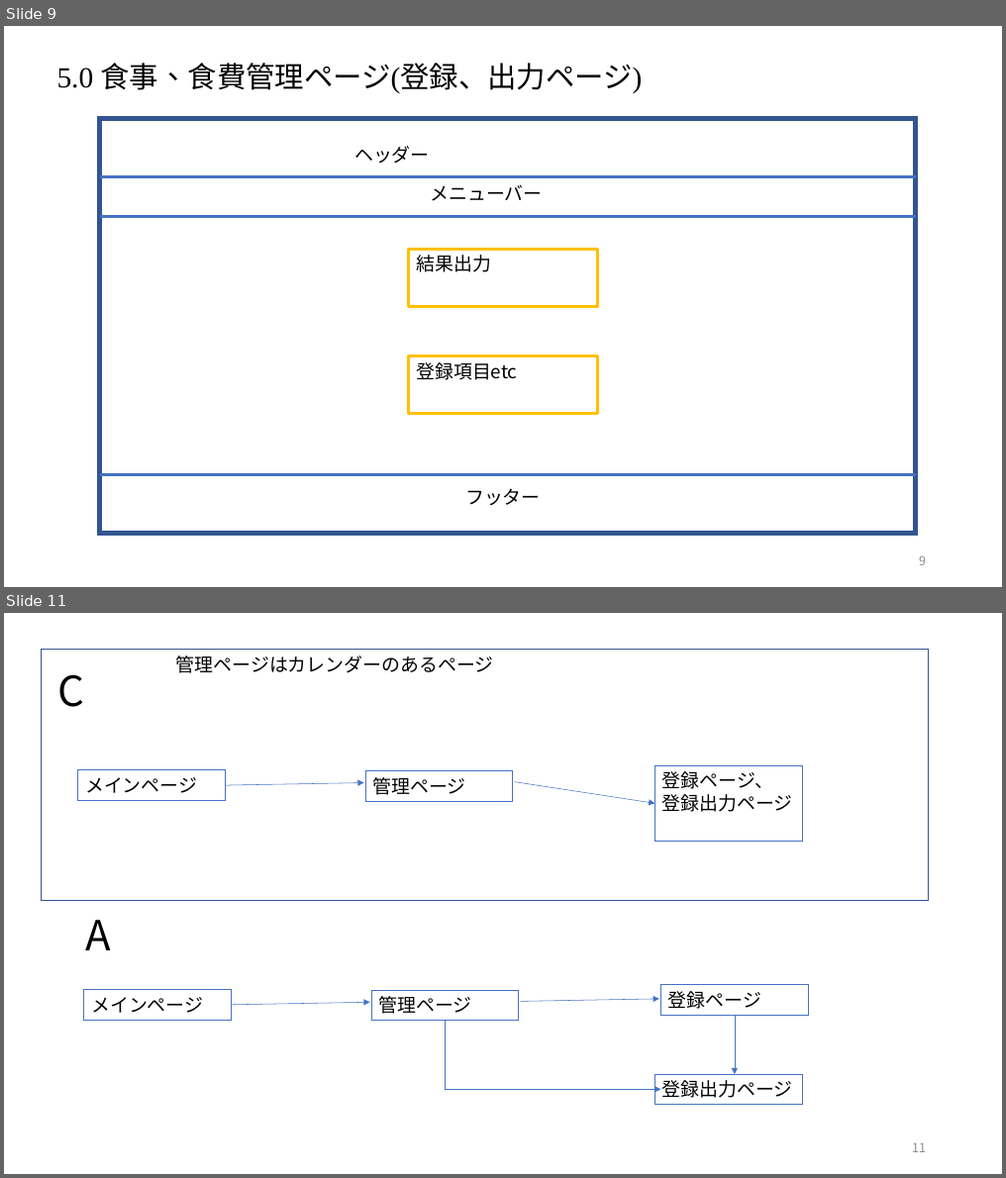
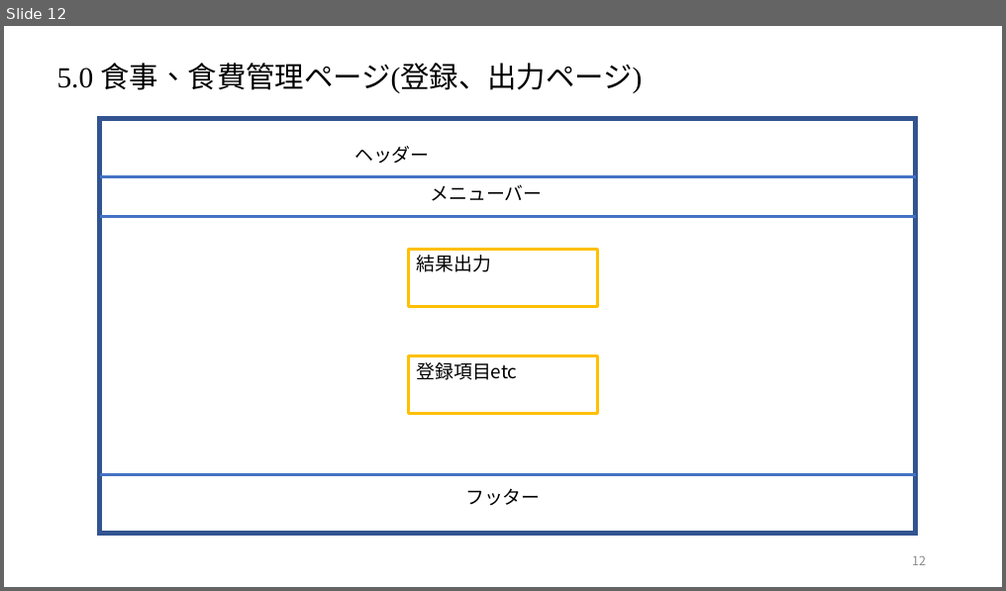
Before and after one commit to dojo2023/F-1, a slide deck: doc/外部設計/画面設計書 ver1.2.pptx. Shown one above the other, each under a label of ours: slides 9 and 11 before the commit, slide 12 after it; the slides between them are not shown. The pictures are 1006x1178 and 1006x591 pixels, drawn with LibreOffice and Linux fonts; fonts in the diff are those of the drawing. Boxes give left, top, right and bottom in pixels: in the first picture for what was removed or moved away, otherwise in the second. Text is boxed around its words. In the diff, an @@ line names an element or a change of style, - is before the commit and + after.

```diff
--- a/doc/外部設計/画面設計書 ver1.2.pptx
+++ b/doc/外部設計/画面設計書 ver1.2.pptx
@@ slide 11 removed at bbox=[4, 613, 1002, 1174], background #FFFFFF @@
@@ rectangle removed at bbox=[41, 649, 928, 901] @@
@@ text removed at bbox=[176, 656, 494, 673] @@
-管理ページはカレンダーのあるページ
@@ text removed at bbox=[57, 674, 84, 707] @@
-C
@@ rectangle removed at bbox=[78, 770, 226, 800] @@
-メインページ
@@ arrow removed from (226, 785) to (364, 783) @@
@@ rectangle removed at bbox=[365, 771, 513, 801] @@
-管理ページ
@@ arrow removed from (515, 782) to (655, 803) @@
@@ rectangle removed at bbox=[655, 765, 803, 842] @@
-登録ページ、
-登録出力ページ
@@ text removed at bbox=[85, 920, 111, 951] @@
-A
@@ rectangle removed at bbox=[84, 989, 232, 1020] @@
-メインページ
@@ rectangle removed at bbox=[371, 990, 519, 1020] @@
-管理ページ
@@ rectangle removed at bbox=[661, 985, 809, 1015] @@
-登録ページ
@@ arrow removed from (232, 1005) to (370, 1002) @@
@@ elbow arrow removed from (446, 1021) to (661, 1090) @@
@@ arrow removed from (521, 1001) to (659, 999) @@
@@ arrow removed from (735, 1016) to (735, 1074) @@
@@ rectangle removed at bbox=[655, 1074, 803, 1104] @@
-登録出力ページ
@@ page number removed at bbox=[912, 1144, 926, 1153] @@
-11
@@ what was slide 9 is now slide 12 @@
@@ page number at bbox=[912, 557, 926, 566]: text changed @@
-9
+12
```
Also in this commit, not shown: 2 slides changed, 3 slides added, 4 other slides removed.
